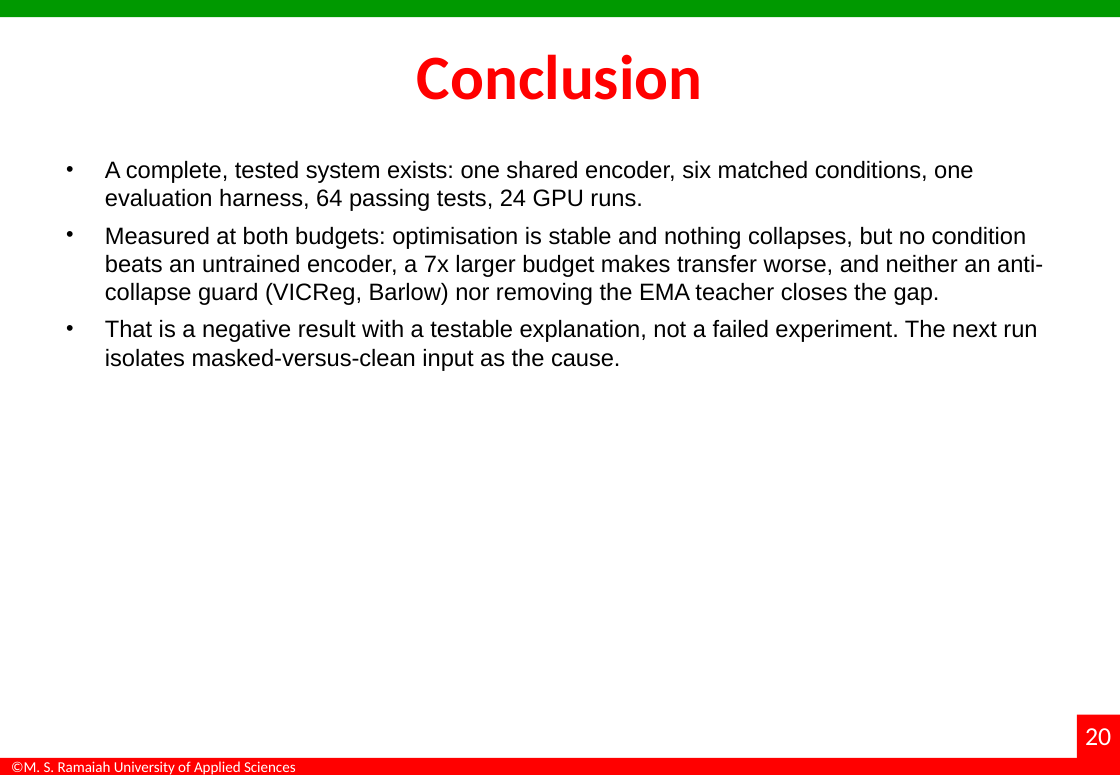
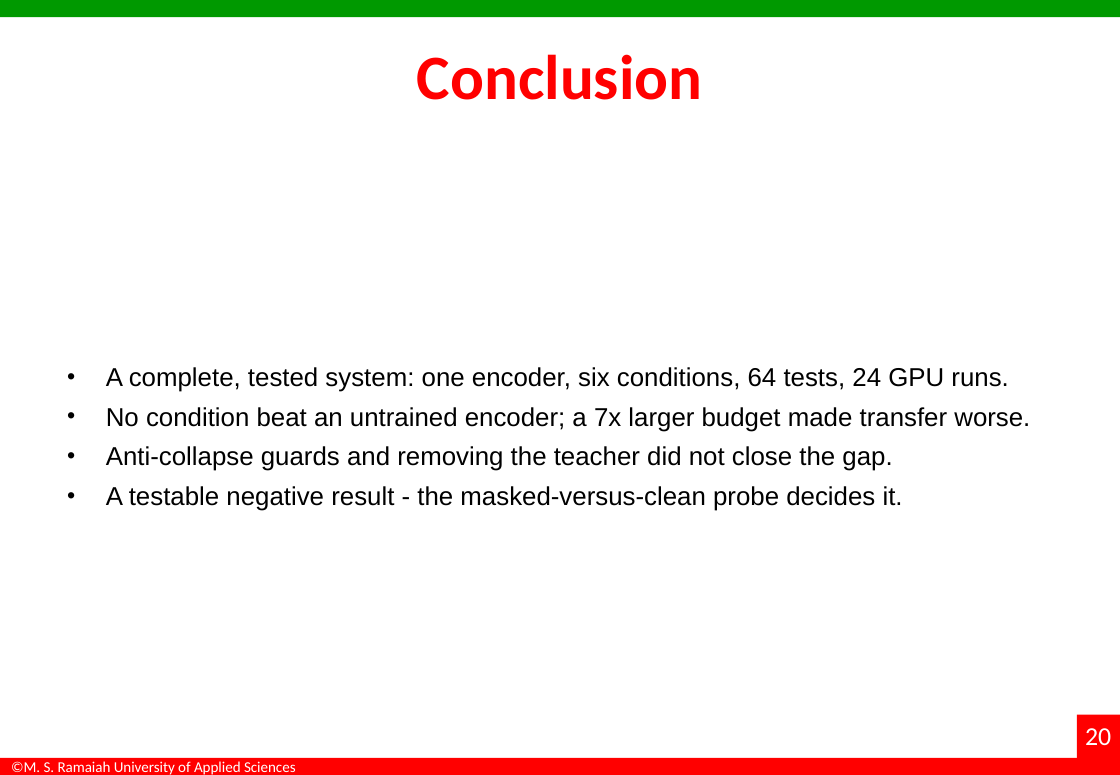
Before and after one commit to dakshadev/7th-sem, a slide deck: slide 20 of docs/Interim_Project_Presentation_7th-sem.pptx. Drawn at 1120x775 pixels with LibreOffice and Linux fonts; fonts in the diff are those of the drawing; background and template pictures are left out. Boxes give left, top, right and bottom in pixels: in the first picture for what was removed or moved away, otherwise in the second. Text is boxed around its words. In the diff, an @@ line names an element or a change of style, - is before the commit and + after.

Commit message:
docs(deck): type and alignment pass to presentation standard
Read as a viewer, not a thumbnail: six-column literature tables sat at 7.6pt, captions at 10pt, body
copy at 13pt, and every element type had its own left edge (tables 30pt, text 39pt, images 30-68pt).

- one left margin (0.55in) and one content width (700.8pt, i.e. the full area between margins)
- type floor raised: 20pt on the sparse slides, 17-18pt elsewhere, 15.5pt where the contents are
  dense, 10.5-11pt in tables, 11pt captions, 8.5pt references
- the longest paragraphs were rewritten in presentation register, since full sentences were the
  reason the type had to be small; the paper keeps the long form
- text blocks vertically balanced using PowerPoint's measured bound height instead of a guess
- column widths redistributed so Evidence has room and 'Completed' fits on one line
- orphan words removed from the conclusion bullets

Two regressions the render caught and this fixes: the references slide's two columns were being
stacked on one margin, and the repository link was being re-centred into the middle of the list.

scripts/polish_typography.ps1, scripts/rewrite_slide_copy.ps1, scripts/balance_text.ps1.

```diff
--- a/docs/Interim_Project_Presentation_7th-sem.pptx
+++ b/docs/Interim_Project_Presentation_7th-sem.pptx
@@ text at box(106, 367, 1030, 511): text changed; size 16.5 to 18 pt @@
-• A complete, tested system exists: one shared encoder, six matched conditions, one evaluation harness, 64 passing tests, 24 GPU runs.
-• Measured at both budgets: optimisation is stable and nothing collapses, but no condition beats an untrained encoder, a 7x larger budget makes transfer worse, and neither an anti-collapse guard (VICReg, Barlow) nor removing the EMA teacher closes the gap.
-• That is a negative result with a testable explanation, not a failed experiment. The next run isolates masked-versus-clean input as the cause.
+• A complete, tested system: one encoder, six conditions, 64 tests, 24 GPU runs.
+• No condition beat an untrained encoder; a 7x larger budget made transfer worse.
+• Anti-collapse guards and removing the teacher did not close the gap.
+• A testable negative result - the masked-versus-clean probe decides it.
```
Also in this commit, not shown: 19 other slides changed, 6 other files.
